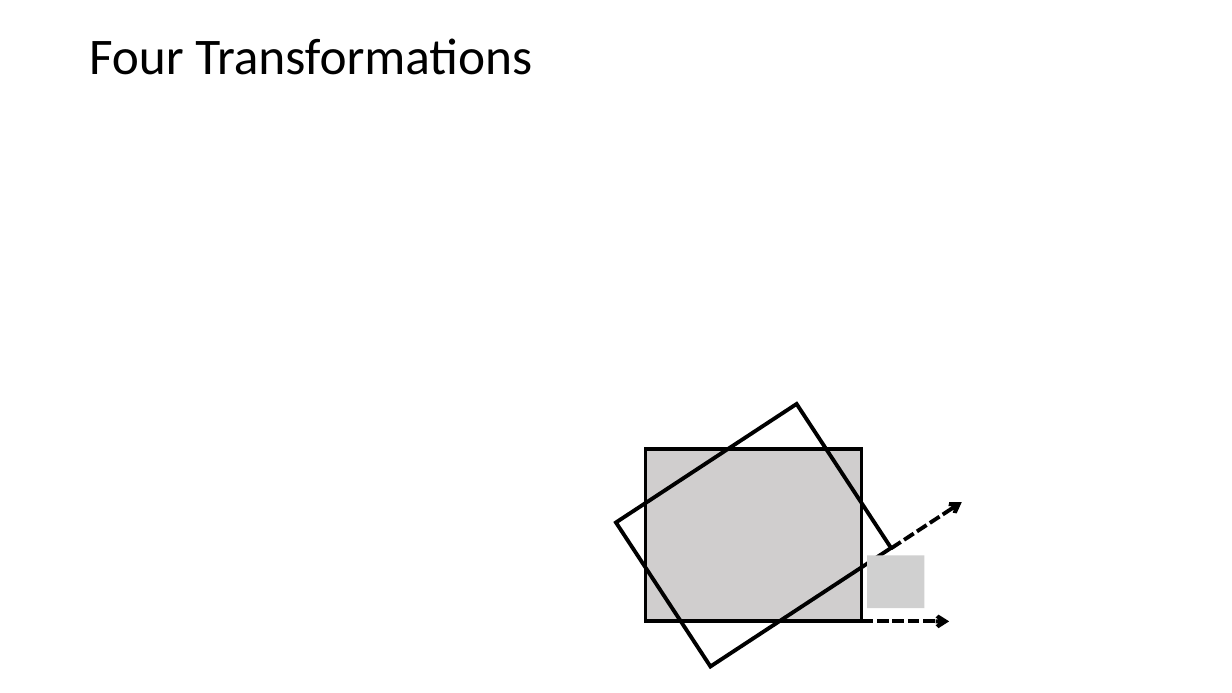
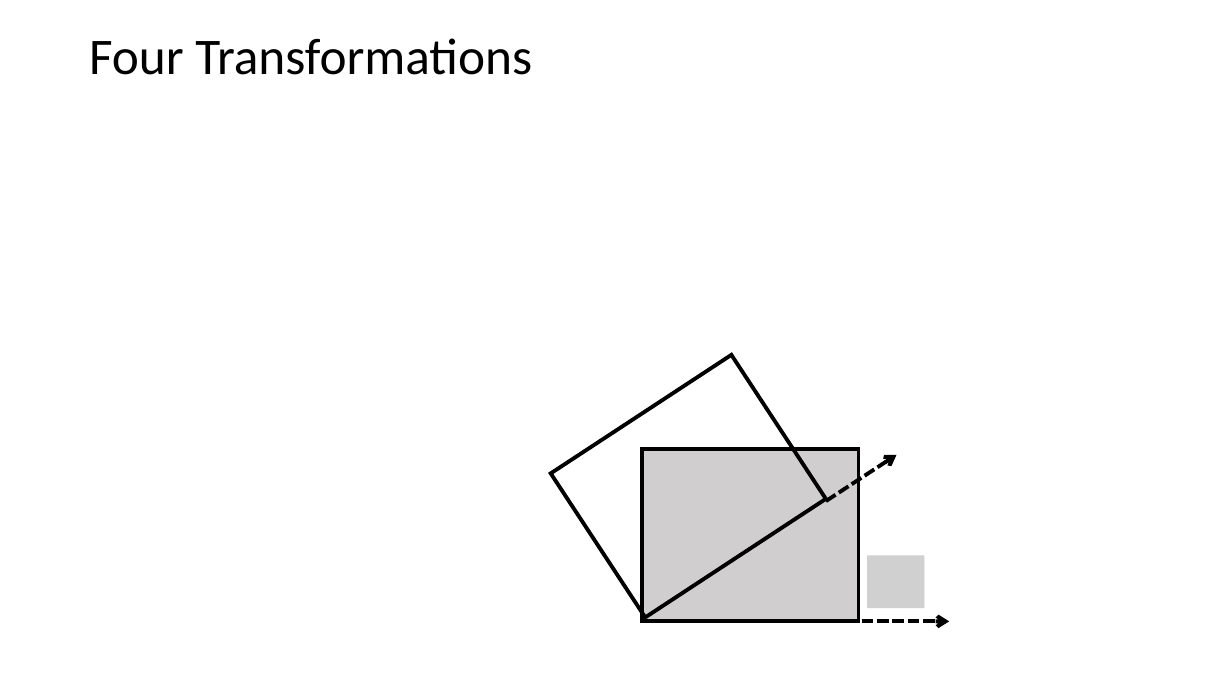
Before and after one commit to StephenElston/CSCI-E25, a slide deck: slide 35 of Slides/9_HomographyProjection.pptx. Drawn at 1232x693 pixels with LibreOffice and Linux fonts; fonts in the diff are those of the drawing; grey boxes stand for pictures. Boxes give left, top, right and bottom in pixels: in the first picture for what was removed or moved away, otherwise in the second. Text is boxed around its words. In the diff, an @@ line names an element or a change of style, - is before the commit and + after.

```diff
--- a/Slides/9_HomographyProjection.pptx
+++ b/Slides/9_HomographyProjection.pptx
@@ rectangle: place and size @@
-rectangle at box(617, 404, 892, 666)
+rectangle at box(551, 355, 826, 617)
@@ rectangle: place and size @@
-rectangle at box(646, 449, 862, 621)
+rectangle at box(642, 449, 859, 621)
@@ arrow moved from (891, 548) - (962, 502) to (826, 501) - (897, 455) @@
```
Also in this commit, not shown: 1 slide added, 1 slide removed.
